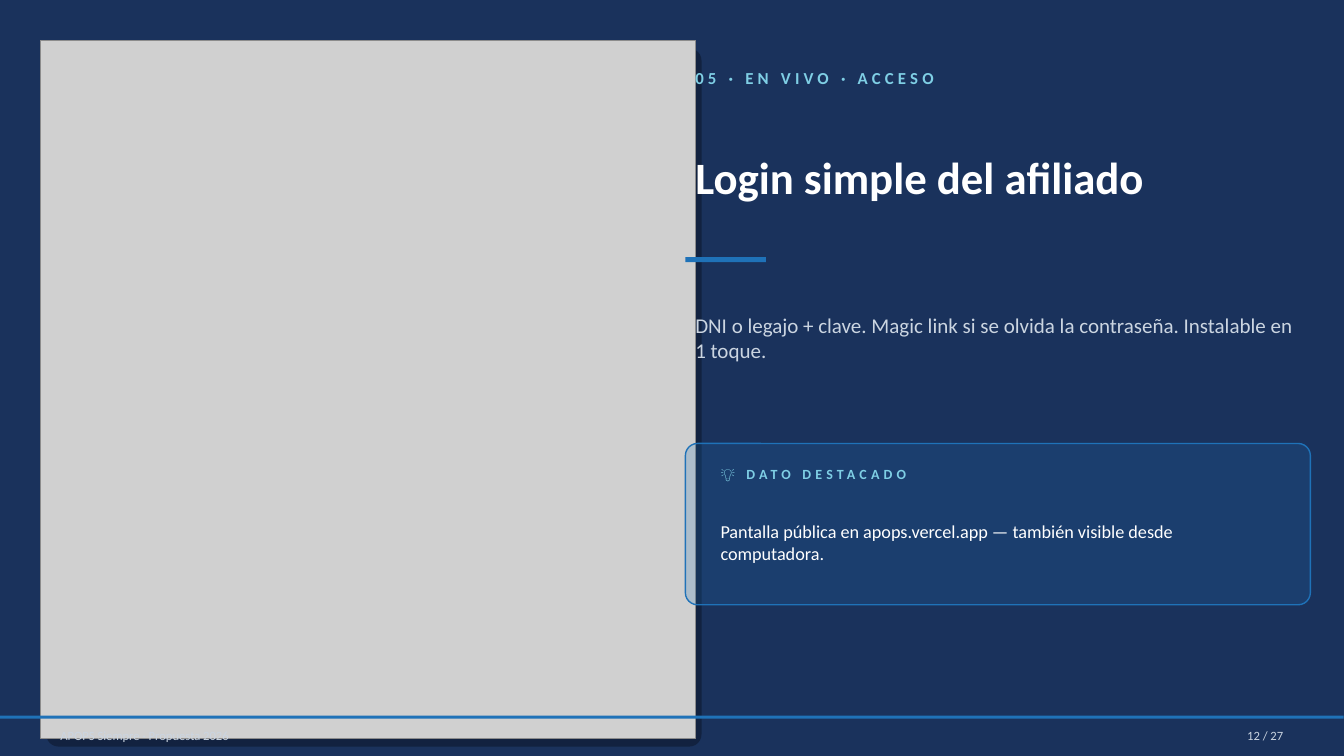
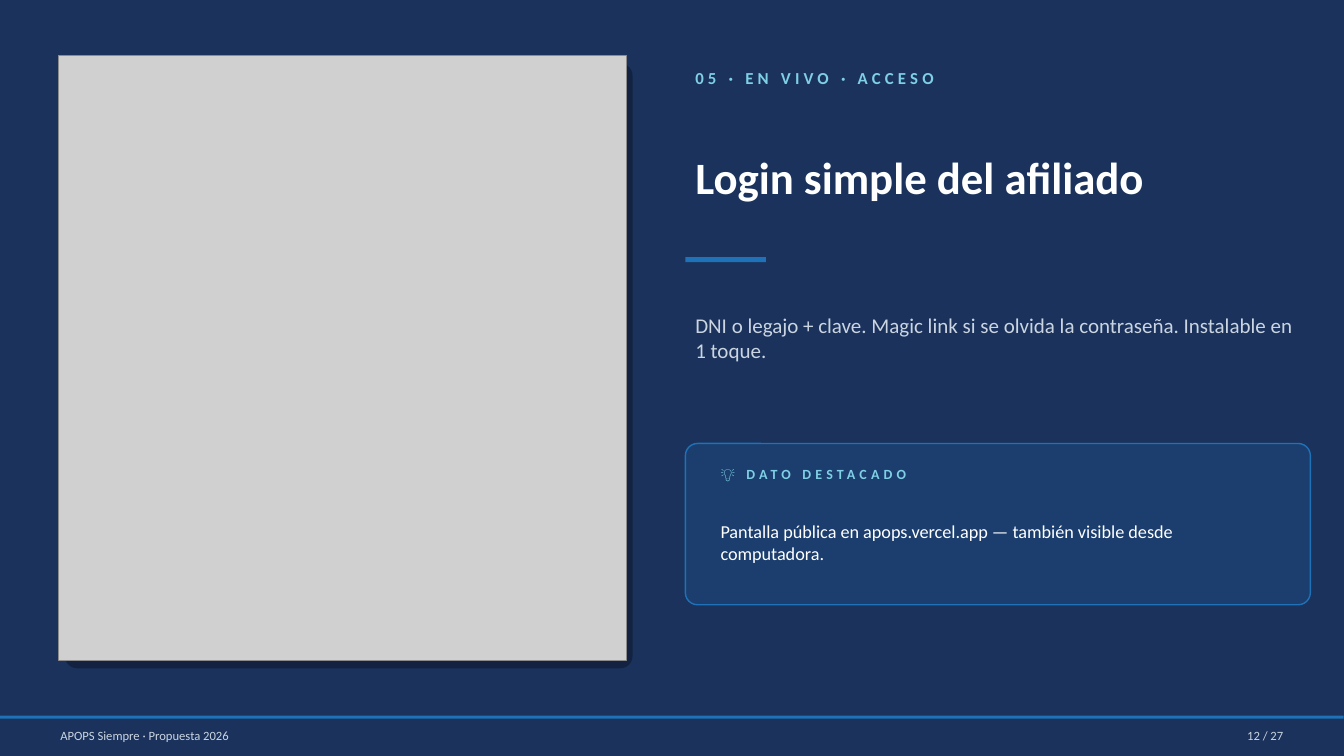
Before and after one commit to saadypacheco/apops, a slide deck: slide 12 of Presentacion-APOPS-Siempre.pptx. Drawn at 1344x756 pixels with LibreOffice and Linux fonts; fonts in the diff are those of the drawing; grey boxes stand for pictures. Boxes give left, top, right and bottom in pixels: in the first picture for what was removed or moved away, otherwise in the second. Text is boxed around its words. In the diff, an @@ line names an element or a change of style, - is before the commit and + after.

```diff
--- a/Presentacion-APOPS-Siempre.pptx
+++ b/Presentacion-APOPS-Siempre.pptx
@@ picture: place and size @@
-picture at box(40, 40, 696, 739)
+picture at box(58, 55, 626, 660)
@@ rounded rectangle: place and size @@
-rounded rectangle at box(46, 48, 702, 747)
+rounded rectangle at box(65, 64, 632, 668)
@@ rounded rectangle at box(65, 64, 632, 668): proportions changed @@
```
Also in this commit, not shown: 6 other slides changed, 1 other file.
